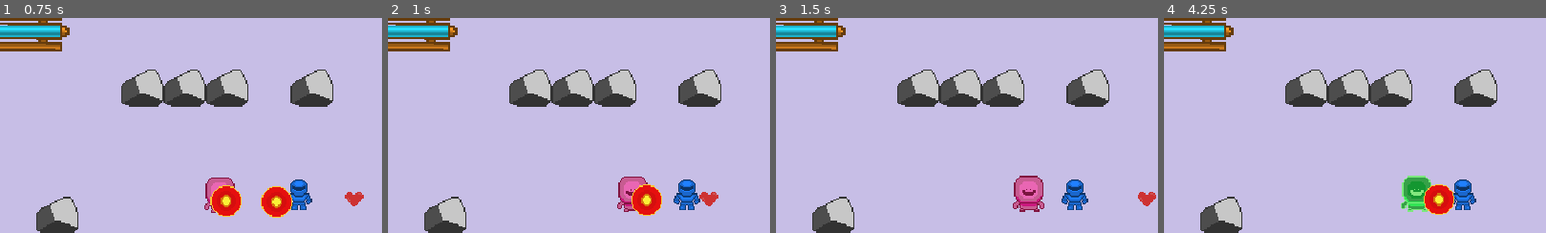
Above: before the commit, frames 1-4 (left to right).
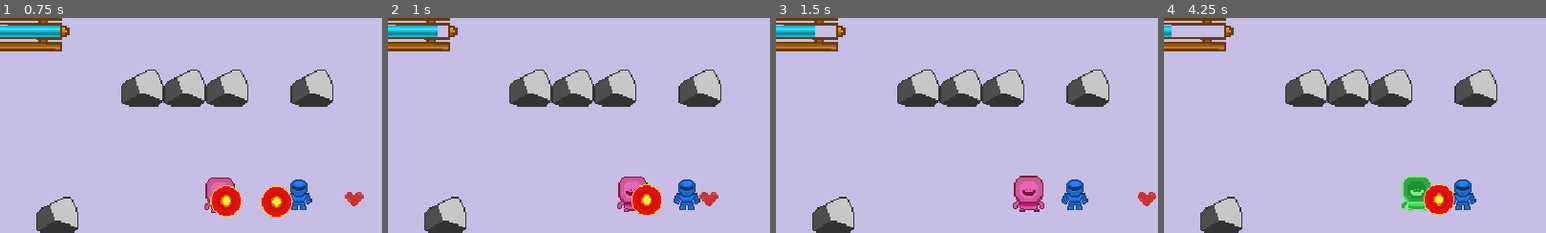
Above: after the commit, the same moments.

Repository: FREQ-E/Hanno
Game: Godot game, scene res://levels/test/test.tscn
Two runs of this game, one before a commit and one after it. Both use one fixed random seed, a clock stepped at 60 frames per second and the inputs below.
Inputs:
- Up to frame 1 (0.75 s): hold Right (fire_right) from 0.53 s (still down); hold Space (sprint) from 0.53 s (still down)
- Up to frame 2 (1 s): keep holding Right (fire_right); keep holding Space (sprint)
- Up to frame 3 (1.5 s): release Right (fire_right) at 1.28 s; release Space (sprint) at 1.28 s; hold Down (fire_down) from 1.28 s (still down); tap Space (sprint) at 1.35 s
- Up to frame 4 (4.25 s): release Down (fire_down) at 2.03 s; hold Right (fire_right) 2.03-2.78 s; hold Space (sprint) 2.03-2.78 s; hold Up (fire_up) 2.78-3.53 s; tap Space (sprint) at 2.85 s; tap Enter at 3.5 s; hold Left (fire_left) from 3.53 s (still down); hold Space (sprint) from 3.53 s (still down)
The pictures show only the part of the screen within x 11-61%, y 8-58%; the shares and areas given below are measured in that part.

Frame 1 is identical in both runs. In frame 2, 0.1% of the frame differs, in the area x 13-16%, y 3-9%; in frame 3, 0.3%; in frame 4, 0.7%, in the area x 2-16%, y 3-9%.

Commit message:
Stamina added, and blue and green crystals add stamina and health

Diff:
--- a/actors/crystals/blue_crystal.tscn
+++ b/actors/crystals/blue_crystal.tscn
@@ -1,27 +1,36 @@
 [gd_scene load_steps=9 format=2]
 
-[ext_resource path="res://actors/crystals/crystal_body.gd" type="Script" id=1]
 [ext_resource path="res://actors/spawn_instance.gd" type="Script" id=2]
 [ext_resource path="res://actors/crystals/Blue Crystal.png" type="Texture" id=3]
 
-[sub_resource type="RectangleShape2D" id=1]
+[sub_resource type="GDScript" id=1]
+script/source = "extends CrystalBody
+
+
+func _handle_body_entered(body: Node) -> void:
+	if body == player:
+		player.get_node(\"MovementInput2D\").stamina += value
+		queue_free()
+"
+
+[sub_resource type="RectangleShape2D" id=2]
 extents = Vector2( 27.1218, 42.0871 )
 
-[sub_resource type="AtlasTexture" id=2]
+[sub_resource type="AtlasTexture" id=3]
 atlas = ExtResource( 3 )
 region = Rect2( 0, 0, 32, 32 )
 
-[sub_resource type="AtlasTexture" id=3]
+[sub_resource type="AtlasTexture" id=4]
 atlas = ExtResource( 3 )
 region = Rect2( 32, 0, 32, 32 )
 
-[sub_resource type="AtlasTexture" id=4]
+[sub_resource type="AtlasTexture" id=5]
 atlas = ExtResource( 3 )
 region = Rect2( 64, 0, 32, 32 )
 
-[sub_resource type="SpriteFrames" id=5]
+[sub_resource type="SpriteFrames" id=6]
 animations = [ {
-"frames": [ SubResource( 2 ), SubResource( 3 ), SubResource( 4 ) ],
+"frames": [ SubResource( 3 ), SubResource( 4 ), SubResource( 5 ) ],
 "loop": true,
 "name": "default",
 "speed": 5.0
@@ -32,10 +41,10 @@
 ]]
 collision_layer = 0
 collision_mask = 2
-script = ExtResource( 1 )
+script = SubResource( 1 )
 
 [node name="CollisionShape2D" type="CollisionShape2D" parent="."]
-shape = SubResource( 1 )
+shape = SubResource( 2 )
 
 [node name="SpawnChecker" type="VisibilityNotifier2D" parent="."]
 scale = Vector2( 1.67931, 2.45049 )
@@ -44,6 +53,5 @@
 
 [node name="AnimatedSprite" type="AnimatedSprite" parent="."]
 scale = Vector2( 3, 3 )
-frames = SubResource( 5 )
-frame = 1
+frames = SubResource( 6 )
 playing = true
--- a/actors/crystals/green_crystal.tscn
+++ b/actors/crystals/green_crystal.tscn
@@ -1,27 +1,36 @@
 [gd_scene load_steps=9 format=2]
 
-[ext_resource path="res://actors/crystals/crystal_body.gd" type="Script" id=1]
 [ext_resource path="res://actors/spawn_instance.gd" type="Script" id=2]
 [ext_resource path="res://actors/crystals/Green Crystal.png" type="Texture" id=3]
 
-[sub_resource type="RectangleShape2D" id=1]
+[sub_resource type="GDScript" id=1]
+script/source = "extends CrystalBody
+
+
+func _handle_body_entered(body: Node) -> void:
+	if body == player:
+		player.get_node(\"Damageable\").health += value
+		queue_free()
+"
+
+[sub_resource type="RectangleShape2D" id=2]
 extents = Vector2( 27.1218, 42.0871 )
 
-[sub_resource type="AtlasTexture" id=2]
+[sub_resource type="AtlasTexture" id=3]
 atlas = ExtResource( 3 )
 region = Rect2( 0, 0, 32, 32 )
 
-[sub_resource type="AtlasTexture" id=3]
+[sub_resource type="AtlasTexture" id=4]
 atlas = ExtResource( 3 )
 region = Rect2( 32, 0, 32, 32 )
 
-[sub_resource type="AtlasTexture" id=4]
+[sub_resource type="AtlasTexture" id=5]
 atlas = ExtResource( 3 )
 region = Rect2( 64, 0, 32, 32 )
 
-[sub_resource type="SpriteFrames" id=5]
+[sub_resource type="SpriteFrames" id=6]
 animations = [ {
-"frames": [ SubResource( 2 ), SubResource( 3 ), SubResource( 4 ) ],
+"frames": [ SubResource( 3 ), SubResource( 4 ), SubResource( 5 ) ],
 "loop": true,
 "name": "default",
 "speed": 5.0
@@ -32,10 +41,10 @@
 ]]
 collision_layer = 0
 collision_mask = 2
-script = ExtResource( 1 )
+script = SubResource( 1 )
 
 [node name="CollisionShape2D" type="CollisionShape2D" parent="."]
-shape = SubResource( 1 )
+shape = SubResource( 2 )
 
 [node name="SpawnChecker" type="VisibilityNotifier2D" parent="."]
 scale = Vector2( 1.67931, 2.45049 )
@@ -44,6 +53,5 @@
 
 [node name="AnimatedSprite" type="AnimatedSprite" parent="."]
 scale = Vector2( 3, 3 )
-frames = SubResource( 5 )
-frame = 1
+frames = SubResource( 6 )
 playing = true
--- a/actors/player1/player1.tscn
+++ b/actors/player1/player1.tscn
@@ -37,68 +37,68 @@
 shader_param/invert = false
 
 [sub_resource type="AtlasTexture" id=3]
+atlas = ExtResource( 6 )
+region = Rect2( 0, 0, 32, 32 )
+
+[sub_resource type="AtlasTexture" id=4]
+atlas = ExtResource( 6 )
+region = Rect2( 32, 0, 32, 32 )
+
+[sub_resource type="AtlasTexture" id=5]
+atlas = ExtResource( 6 )
+region = Rect2( 64, 0, 32, 32 )
+
+[sub_resource type="AtlasTexture" id=6]
+atlas = ExtResource( 6 )
+region = Rect2( 96, 0, 32, 32 )
+
+[sub_resource type="AtlasTexture" id=7]
+atlas = ExtResource( 7 )
+region = Rect2( 0, 0, 32, 32 )
+
+[sub_resource type="AtlasTexture" id=8]
+atlas = ExtResource( 7 )
+region = Rect2( 32, 0, 32, 32 )
+
+[sub_resource type="AtlasTexture" id=9]
+atlas = ExtResource( 7 )
+region = Rect2( 64, 0, 32, 32 )
+
+[sub_resource type="AtlasTexture" id=10]
+atlas = ExtResource( 7 )
+region = Rect2( 96, 0, 32, 32 )
+
+[sub_resource type="AtlasTexture" id=11]
 atlas = ExtResource( 4 )
 region = Rect2( 0, 0, 32, 32 )
 
-[sub_resource type="AtlasTexture" id=4]
+[sub_resource type="AtlasTexture" id=12]
 atlas = ExtResource( 4 )
 region = Rect2( 32, 0, 32, 32 )
 
-[sub_resource type="AtlasTexture" id=5]
+[sub_resource type="AtlasTexture" id=13]
 atlas = ExtResource( 4 )
 region = Rect2( 64, 0, 32, 32 )
 
-[sub_resource type="AtlasTexture" id=6]
+[sub_resource type="AtlasTexture" id=14]
 atlas = ExtResource( 4 )
-region = Rect2( 96, 0, 32, 32 )
-
-[sub_resource type="AtlasTexture" id=7]
-atlas = ExtResource( 6 )
-region = Rect2( 0, 0, 32, 32 )
-
-[sub_resource type="AtlasTexture" id=8]
-atlas = ExtResource( 6 )
-region = Rect2( 32, 0, 32, 32 )
-
-[sub_resource type="AtlasTexture" id=9]
-atlas = ExtResource( 6 )
-region = Rect2( 64, 0, 32, 32 )
-
-[sub_resource type="AtlasTexture" id=10]
-atlas = ExtResource( 6 )
-region = Rect2( 96, 0, 32, 32 )
-
-[sub_resource type="AtlasTexture" id=11]
-atlas = ExtResource( 7 )
-region = Rect2( 0, 0, 32, 32 )
-
-[sub_resource type="AtlasTexture" id=12]
-atlas = ExtResource( 7 )
-region = Rect2( 32, 0, 32, 32 )
-
-[sub_resource type="AtlasTexture" id=13]
-atlas = ExtResource( 7 )
-region = Rect2( 64, 0, 32, 32 )
-
-[sub_resource type="AtlasTexture" id=14]
-atlas = ExtResource( 7 )
 region = Rect2( 96, 0, 32, 32 )
 
 [sub_resource type="SpriteFrames" id=15]
 animations = [ {
 "frames": [ SubResource( 3 ), SubResource( 4 ), SubResource( 5 ), SubResource( 6 ) ],
 "loop": true,
-"name": "walk_side",
+"name": "walk_down",
 "speed": 10.0
 }, {
 "frames": [ SubResource( 7 ), SubResource( 8 ), SubResource( 9 ), SubResource( 10 ) ],
 "loop": true,
-"name": "walk_down",
+"name": "walk_up",
 "speed": 10.0
 }, {
 "frames": [ SubResource( 11 ), SubResource( 12 ), SubResource( 13 ), SubResource( 14 ) ],
 "loop": true,
-"name": "walk_up",
+"name": "walk_side",
 "speed": 10.0
 } ]
 
@@ -122,7 +122,6 @@
 scale = Vector2( 3, 3 )
 frames = SubResource( 15 )
 animation = "walk_down"
-frame = 1
 playing = true
 script = ExtResource( 5 )
 
--- a/actors/player1/player_bullet.tscn
+++ b/actors/player1/player_bullet.tscn
@@ -2,7 +2,6 @@
 
 [ext_resource path="res://actors/player1/characterbullet.png" type="Texture" id=1]
 [ext_resource path="res://base_scripts/base_bullet.gd" type="Script" id=2]
-
 
 [node name="PlayerBullet" type="RigidBody2D"]
 rotation = 0.00424423
--- a/actors/ui1/ui1.tscn
+++ b/actors/ui1/ui1.tscn
@@ -25,6 +25,22 @@
 
 func update_progress(_value) -> void:
 	value = health_source.health / health_source.max_health
+"
+
+[sub_resource type="GDScript" id=2]
+script/source = "extends TextureProgress
+
+
+var stamina_source: MovementInput2D
+
+
+# Called when the node enters the scene tree for the first time.
+func _ready():
+	stamina_source = GlobalFuncs.yield_and_get_group(\"Player\")[0].get_node(\"MovementInput2D\")
+
+
+func _process(_delta) -> void:
+	value = stamina_source.stamina / stamina_source.max_stamina
 "
 
 [node name="UI1" type="CanvasLayer"]
@@ -62,6 +78,7 @@
 step = 0.1
 value = 1.0
 texture_progress = ExtResource( 3 )
+script = SubResource( 2 )
 __meta__ = {
 "_edit_use_anchors_": false
 }
--- a/base_scripts/base_bullet.gd
+++ b/base_scripts/base_bullet.gd
@@ -12,6 +12,7 @@
 
 
 func _handle_collision(body: Node) -> void:
+	print(body.name)
 	queue_free()
 
 	if body.is_in_group(target_group):
--- a/base_scripts/movement_input_2d.gd
+++ b/base_scripts/movement_input_2d.gd
@@ -3,11 +3,16 @@
 class_name MovementInput2D
 extends Node
 
+
 signal dashed
 signal undashed
 
+export var default_speed := 5.0
 
-export var default_speed := 5.0
+export var max_stamina := 5.0
+export var stamina_regen_rate := 0.5
+export var stamina_regen_delay := 1.0
+export var dash_stamina_usage := 1.0
 
 export var fast_speed := 10.0
 export var dash_speed := 20.0					# the speed the character travels during the dash
@@ -19,8 +24,20 @@
 var basis_node: Node2D
 var movement_vector: Vector2
 var dashing := false setget set_dashing			# if true, the character will dash until an obstacle is hit (or if triggered through sprint, will self disable after dash_duration)
+var sprinting := false
 
 var _last_sprint_time_msecs: int				# the system time the last time the sprint button was pressed
+var _last_walk_time_msecs: int					# the system time the last time the sprint button was pressed
+
+onready var stamina := max_stamina setget set_stamina
+
+
+func set_stamina(value: float) -> void:
+	if value > max_stamina:
+		stamina = max_stamina
+
+	else:
+		stamina = value
 
 
 func set_dashing(value: bool) -> void:
@@ -34,8 +51,7 @@
 			emit_signal("undashed")
 
 		get_parent().linear_velocity = movement_vector		# hard set the value for sharper velocity changes
-
-	dashing = value
+		dashing = value
 
 
 func _ready():
@@ -46,17 +62,24 @@
 func _input(event):
 	if event.is_action_pressed("sprint"):
 		_last_sprint_time_msecs = OS.get_system_time_msecs()
+		if stamina > 0:
+			sprinting = true
 
-	elif not dashing and not is_zero_approx(movement_vector.length()) and event.is_action_released("sprint") and (OS.get_system_time_msecs() - _last_sprint_time_msecs) / 1000.0 <= dash_buffer:
-		set_dashing(true)
-		yield(get_tree().create_timer(dash_duration), "timeout")
-		set_dashing(false)
+	elif event.is_action_released("sprint"):
+		_last_walk_time_msecs = OS.get_system_time_msecs()
+		sprinting = false
+
+		if not dashing and not is_zero_approx(movement_vector.length()) and stamina > dash_stamina_usage and (_last_walk_time_msecs - _last_sprint_time_msecs) / 1000.0 <= dash_buffer:
+			stamina -= dash_stamina_usage
+			set_dashing(true)
+			yield(get_tree().create_timer(dash_duration), "timeout")
+			set_dashing(false)
 
 
-func _process(_delta):
-	# the following magic with movement_vector allows finer control with joystick/joypad
+func _process(delta):
+	# the following magic with movement`vector allows finer control with joystick/joypad
 	if dashing:
-		if get_parent().get_slide_count() > 0:
+		if get_parent().is_on_wall():
 			set_dashing(false)
 
 	else:
@@ -64,11 +87,19 @@
 		var y := Input.get_action_strength("move down") - Input.get_action_strength("move up")
 		movement_vector = Vector2(x, y).normalized() * max(abs(x), abs(y))
 
-		if Input.is_action_pressed("sprint"):
+		if sprinting:
 			movement_vector *= fast_speed
+			stamina -= delta
+
+			if stamina <= 0:
+				stamina = 0
+				sprinting = false
 
 		else:
 			movement_vector *= default_speed
+
+			if stamina < max_stamina and (OS.get_system_time_msecs() - _last_walk_time_msecs) / 1000.0 >= stamina_regen_delay:
+				set_stamina(stamina + stamina_regen_rate * delta)
 
 	if is_instance_valid(basis_node):
 		get_parent().movement_vector = basis_node.global_transform.basis_xform(movement_vector)
Not shown: 1 places in actors/ui1/ui1.tscn that only renumber resources
